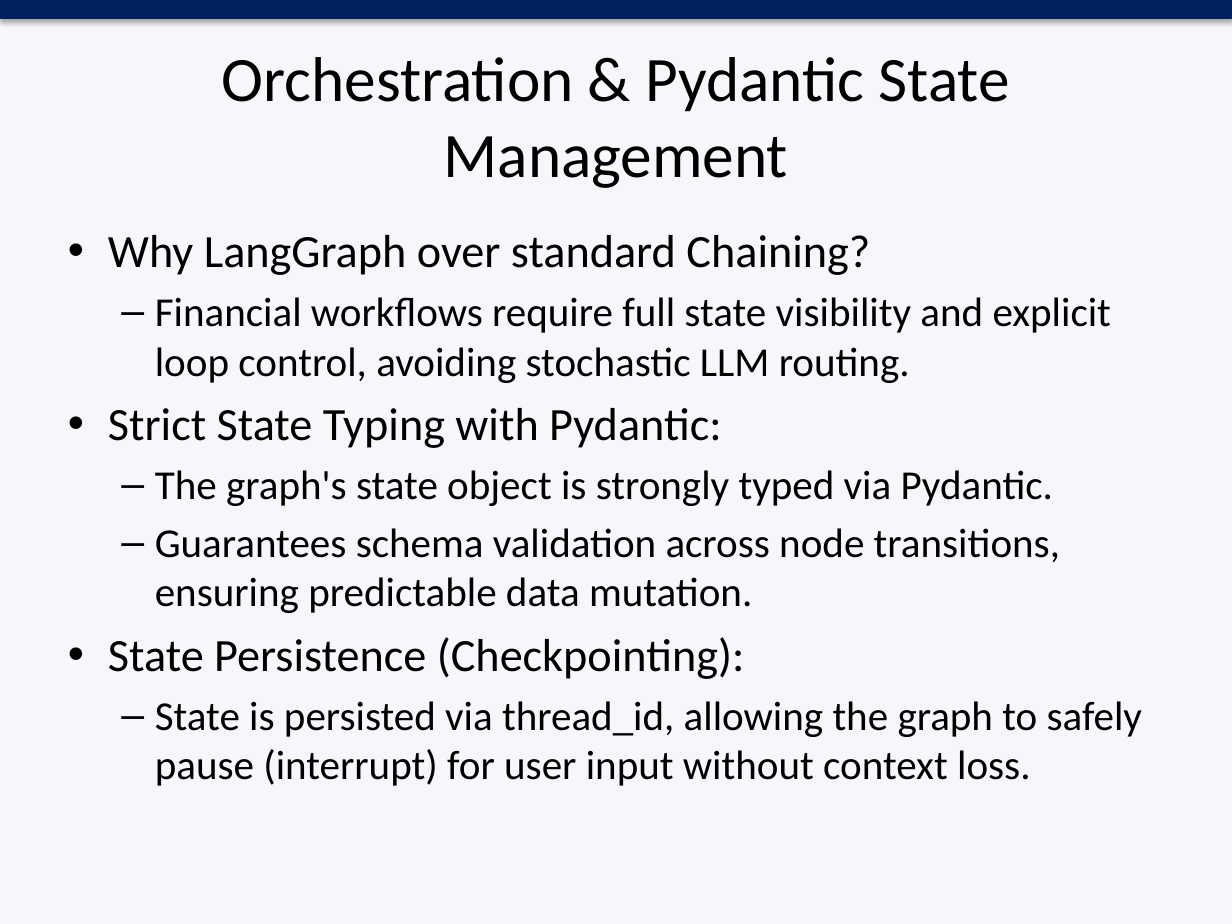
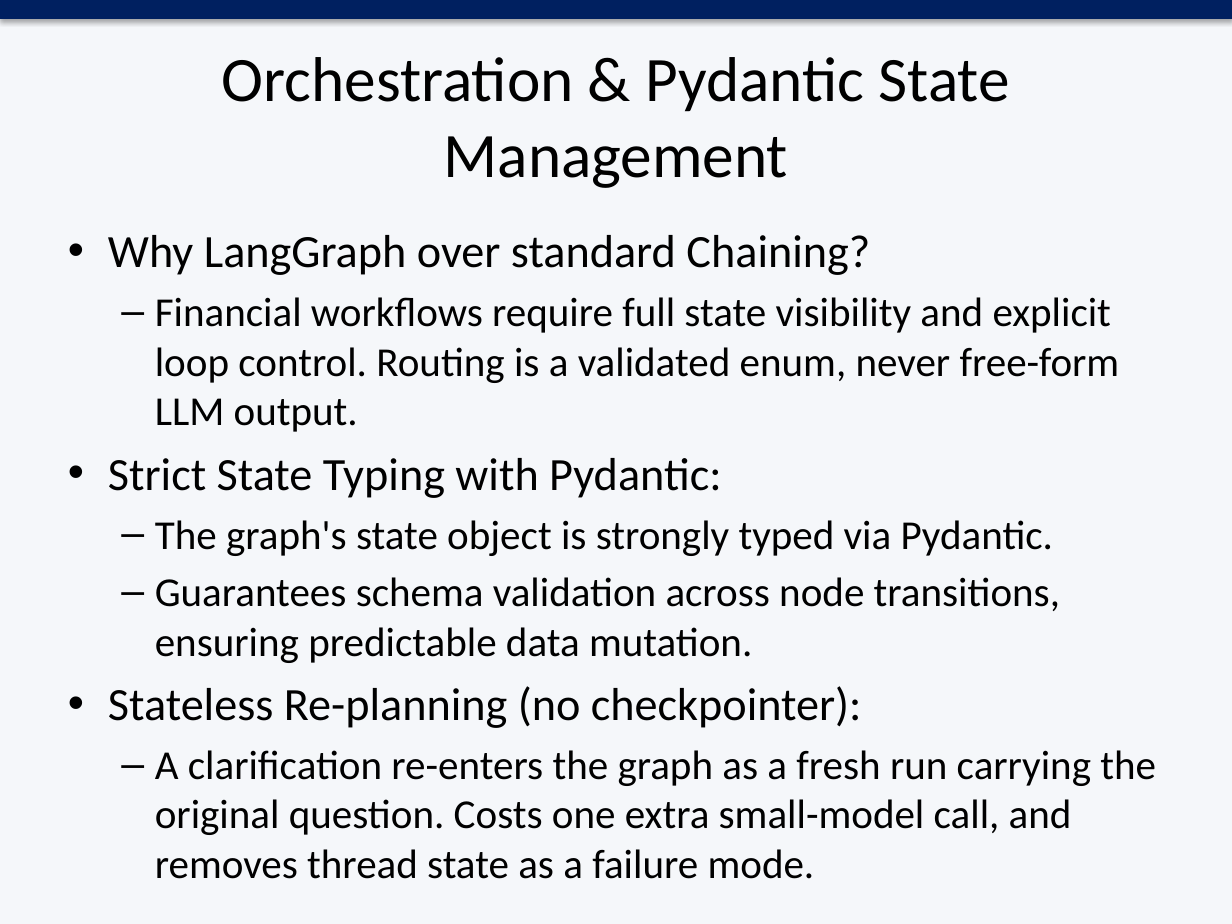
Before and after one commit to vendroid7/agentic-rag, a slide deck: slide 4 of Agentic_RAG_PPT.pptx. Drawn at 1232x924 pixels with LibreOffice and Linux fonts; fonts in the diff are those of the drawing. Boxes give left, top, right and bottom in pixels: in the first picture for what was removed or moved away, otherwise in the second. Text is boxed around its words. In the diff, an @@ line names an element or a change of style, - is before the commit and + after.

```diff
--- a/Agentic_RAG_PPT.pptx
+++ b/Agentic_RAG_PPT.pptx
@@ text at (x1=155, y1=297, x2=1120, y2=432): text changed @@
-  – Financial workflows require full state visibility and explicit loop control, avoiding stochastic LLM routing.
+  – Financial workflows require full state visibility and explicit loop control. Routing is a validated enum, never free-form LLM output.
@@ text at (x1=108, y1=686, x2=1156, y2=835): text changed @@
-• State Persistence (Checkpointing):
-  – State is persisted via thread_id, allowing the graph to safely pause (interrupt) for user input without context loss.
+• Stateless Re-planning (no checkpointer):
+  – A clarification re-enters the graph as a fresh run carrying the original question. Costs one extra small-model call, and removes thread state as a failure mode.
```
Also in this commit, not shown: 5 other slides changed, 8 other files.
